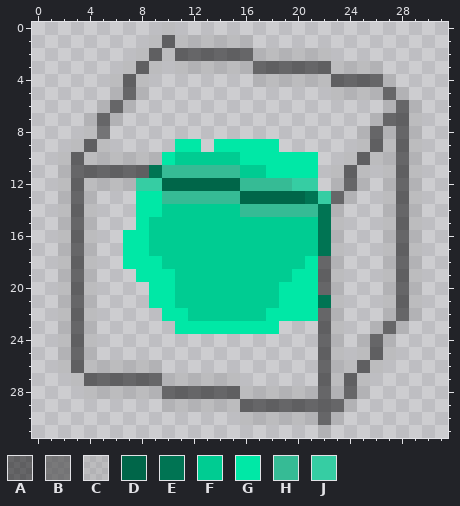
Pixel-art sprite, stored at images/online_kube_5.png. The first picture shows the starting point.
The file is 64x64 pixels, drawn in blocks of 2x2; one block is one cell here.
Palette (. is transparent): A #00000080  B #515151ac  C #9c9c9c59  D #006649  E #007453  F #00cc92  G #00e8a6  H #36bb95  J #36cda3
Pixels before, first column x 2:
 0 ........C...................
 1 .......CACCCCCC.............
 2 ......CACAAAAAACCCCCC.......
 3 .....CAC.CCCCCCAAAAAACCCC...
 4 ....CAC........CCCCCCAAAAC..
 5 ....CAC..............CCCCAC.
 6 ...CAC...................CAC
 7 ..CAC...................CAAC
 8 ..CB...................CACAC
 9 .CAC.....GG.GGGGG......CACAC
10 CACCCCCCGFFFFFGGGGGG..CACCAC
11 CAAAAAAEHHHHHHFFGGGG.CAC.CAC
12 CACCCCJJDDDDDDHHHHJJ.CAC.CAC
13 CAC...GGHHHHHHDDDDDEJAC..CAC
14 CAC...GGFFFFFFHHHHHHEC...CAC
15 CAC...GFFFFFFFFFFFFFEC...CAC
16 CAC..GGFFFFFFFFFFFFFEC...CAC
17 CAC..GGFFFFFFFFFFFFFEC...CAC
18 CAC..GGGFFFFFFFFFFFGAC...CAC
19 CAC...GGGFFFFFFFFFGGAC...CAC
20 CAC....GGFFFFFFFFGGGAC...CAC
21 CAC....GGFFFFFFFFGGGEC...CAC
22 CAC.....GGFFFFFFGGGGAC...CAC
23 CAC......GGGGGGGG...AC..CAC.
24 CAC.................AC.CAC..
25 CAC.................AC.CAC..
26 CACCCCCC............ACCAC...
27 .CAAAAAACCCCCC......ACAC....
28 ..CCCCCCAAAAAACCCCCCACAC....
29 ........CCCCCCAAAAAAAAC.....
30 ..............CCCCCCAC......
31 ....................C.......
Once edited:
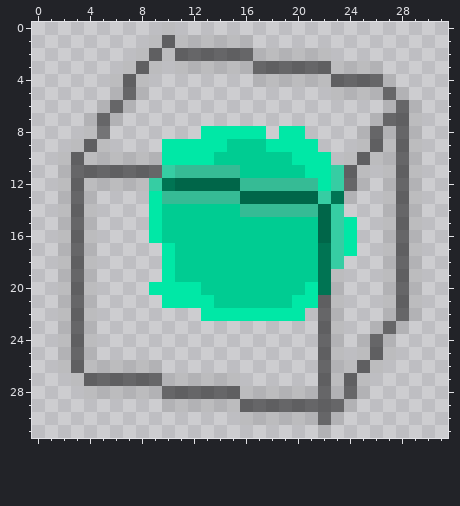
The exact change:
y 8: x 13..17 ..... -> GGGGG; x 19..20 .. -> GG
y 9: x 10 . -> G; x 13 . -> G; x 15..17 GGG -> FFF; x 19..21 ... -> GGG
y 10: x 11..13 FFF -> GGG; x 16..19 GGGG -> FFFF; x 22 . -> G
y 11: x 9..10 EH -> AJ; x 18..20 GGG -> FFF; x 22..23 .C -> GJ
y 12: x 8 J -> C; x 10 D -> E; x 20..23 JJ.C -> HHGJ
y 13: x 8 G -> .; x 21 E -> D; x 23 A -> E
y 14: x 8 G -> .; x 22..23 EC -> DJ
y 15: x 8..9 GF -> .G; x 22..24 EC. -> DJG
y 16: x 7..9 GGF -> ..G; x 22..24 EC. -> DJG
y 17: x 7..10 GGFF -> ...G; x 23..24 C. -> JG
y 18: x 7..10 GGGF -> ...G; x 21..23 GAC -> FEJ
y 19: x 8..9 GG -> ..; x 20..22 GGA -> FFE
y 20: x 11..12 FF -> GG; x 19..20 GG -> FF; x 22 A -> E
y 21: x 9 G -> .; x 11..13 FFF -> GGG; x 19 G -> F; x 22 E -> A
y 22: x 10..17 GGFFFFFF -> ...GGGGG; x 21 G -> .
y 23: x 11..18 GGGGGGGG -> ........
